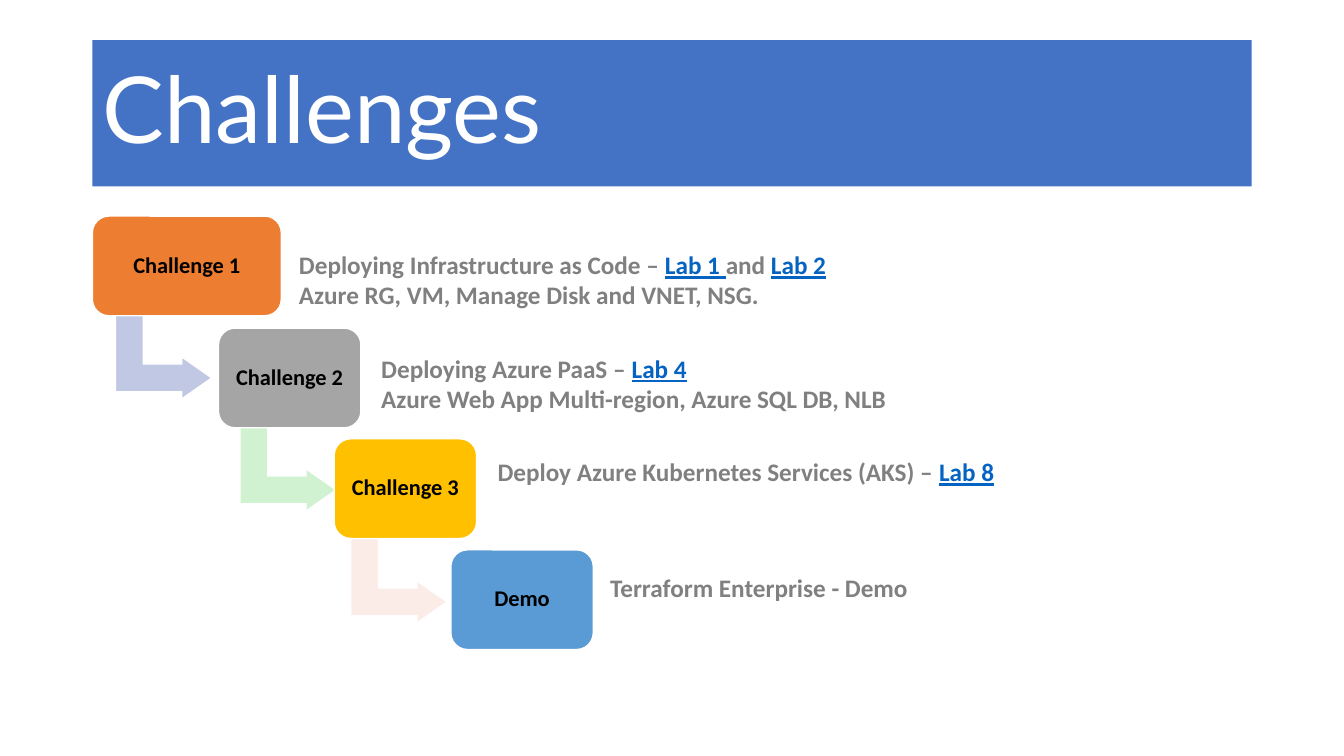
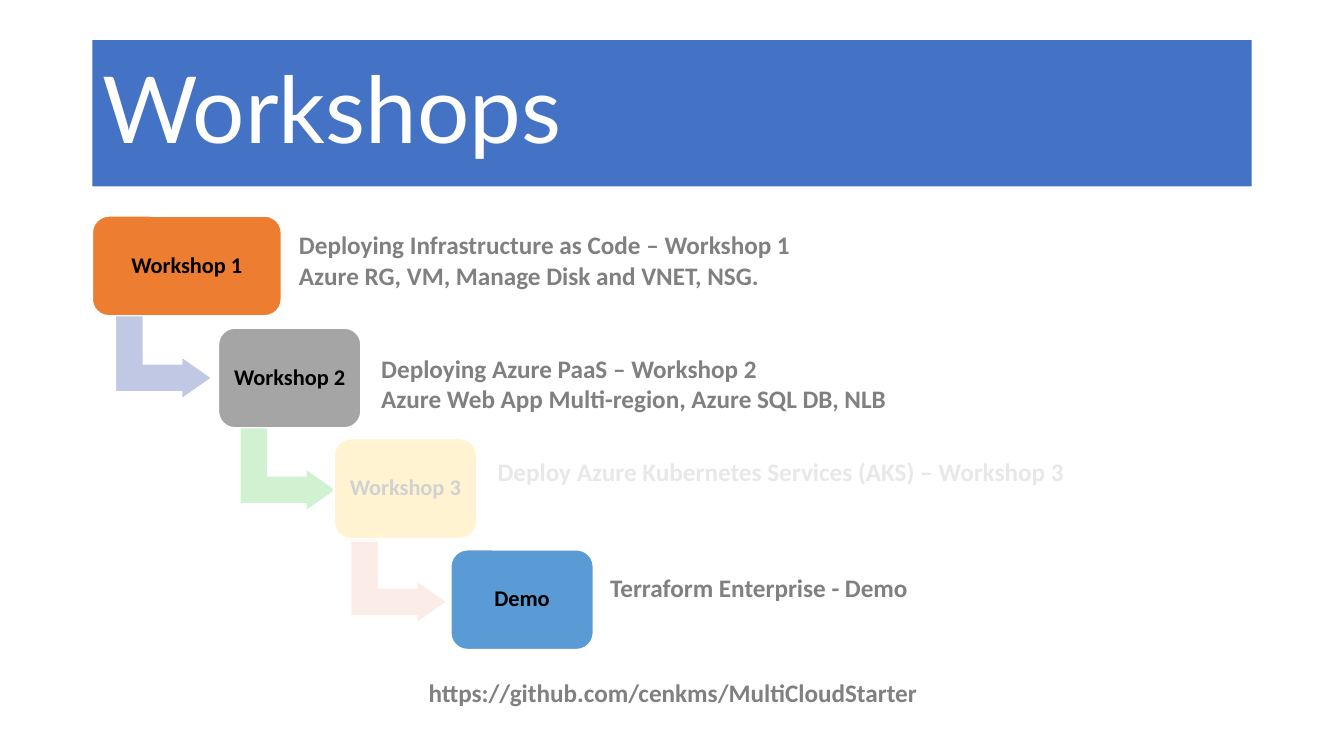
Before and after one commit to masmawi/MultiCloud, a slide deck: slide 10 of Multi-cloud Orchestration with Terraform.pptx. Drawn at 1344x756 pixels with LibreOffice and Linux fonts; fonts in the diff are those of the drawing. Boxes give left, top, right and bottom in pixels: in the first picture for what was removed or moved away, otherwise in the second. Text is boxed around its words. In the diff, an @@ line names an element or a change of style, - is before the commit and + after.

```diff
--- a/Multi-cloud Orchestration with Terraform.pptx
+++ b/Multi-cloud Orchestration with Terraform.pptx
@@ title at [102, 75, 561, 159]: text changed @@
-Challenges
+Workshops
@@ text "Deploying Infrastructure as Code – ...": place and size @@
-text "Deploying Infrastructure as Code – ..." at [299, 256, 826, 308]
+text "Deploying Infrastructure as Code – ..." at [299, 236, 790, 289]
@@ text at [299, 236, 790, 258]: text changed @@
-Deploying Infrastructure as Code – Lab 1 and Lab 2
+Deploying Infrastructure as Code – Workshop 1
@@ text at [131, 257, 242, 277]: text changed @@
-Challenge 1
+Workshop 1
@@ text at [234, 369, 345, 389]: text changed @@
-Challenge 2
+Workshop 2
@@ text at [381, 360, 757, 382]: text changed @@
-Deploying Azure PaaS – Lab 4
+Deploying Azure PaaS – Workshop 2
@@ rectangle added at [333, 436, 1074, 542], fill #FFFFFF at 82% opacity @@
@@ text removed at [352, 479, 458, 499] @@
-Challenge 3
@@ text removed at [498, 461, 994, 488] @@
-Deploy Azure Kubernetes Services (AKS) – Lab 8
@@ text added at [429, 684, 917, 706], 18 pt, text #808080, bold @@
+https://github.com/cenkms/MultiCloudStarter
```
Also in this commit, not shown: 4 other slides changed.
